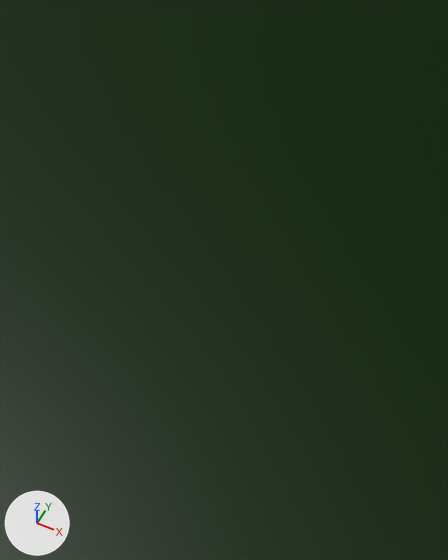
What one commit did to the FBX model 3d-models/ПТ-Колодка_П/ПТ-Колодка_П.fbx.
Camera for both pictures: a 50 mm lens placed at (-0.0126133, 0.0080514, 0.0067951), pointed at (-0.0126677, 0.0081602, 0.0066591). Arrows for +X, +Y and +Z are at lower left; the lights stay in place. Where no turn or scale is listed for an object, it has been applied to the vertices.

Names of what the first picture shows: 'kolodka_P'.
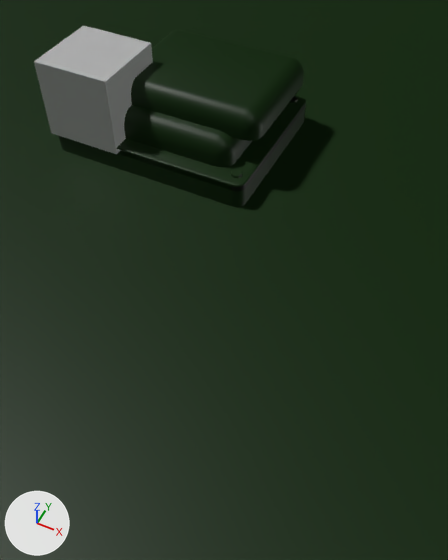
The newer file is also rescaled (x100.0), turned or shifted as a whole; pictures and numbers use the older file's frame.

Boxes [x1, y1, x2, y2] around the edits, measured in the pictures (448 x 560 px):
'Plane.003', added (green)
    after: [131, 30, 304, 141]
'kolodka_R', added
    after: [59, 95, 306, 207]
'Cube', added
    after: [34, 26, 153, 154]

Diff of the bpy script that builds the scene:
```diff
--- a/3d-models/ПТ-Колодка_П/ПТ-Колодка_П.fbx.py
+++ b/3d-models/ПТ-Колодка_П/ПТ-Колодка_П.fbx.py
@@ mat_zelouni @@
+mat_zelouni = principled_material('zelouni')
+mat_zelouni.base_color = (0.00906, 0.0374, 0.00575)  # dark green #183611
@@ me_plane_003 @@
+me_plane_003.from_pydata(...)  # 132 vertices, 121 faces; spans x -0.000022..0.000023, y -0.000018..0.000018, z 0.000019..0.000027
+me_plane_003.materials.append(mat_zelouni)  # dark green #183611
@@ me_cube @@
+me_cube.from_pydata(...)  # a box spanning x -0.000011..0.000011, y -0.000011..0.000011, z -0.000011..0.000011
@@ me_plane_004 @@
+me_plane_004.from_pydata(...)  # 386 vertices, 346 faces; spans x -0.00003..0.00003, y -0.000023..0.000024, z 0.0..0.000016
+me_plane_004.materials.append(mat_material_006)  # picture img_пт_колодка_п_png
@@ ob_plane_003 @@
+ob_plane_003 = bpy.data.objects.new('Plane.003', me_plane_003)
+ob_plane_003.location = (-0.012688, 0.008192, 0.006679)
@@ ob_cube @@
+ob_cube = bpy.data.objects.new('Cube', me_cube)
+ob_cube.location = (-0.012714, 0.008175, 0.006701)
@@ ob_kolodka_r @@
+ob_kolodka_r = bpy.data.objects.new('kolodka_R', me_plane_004)
+ob_kolodka_r.location = (-0.012695, 0.008188, 0.006684)
```
